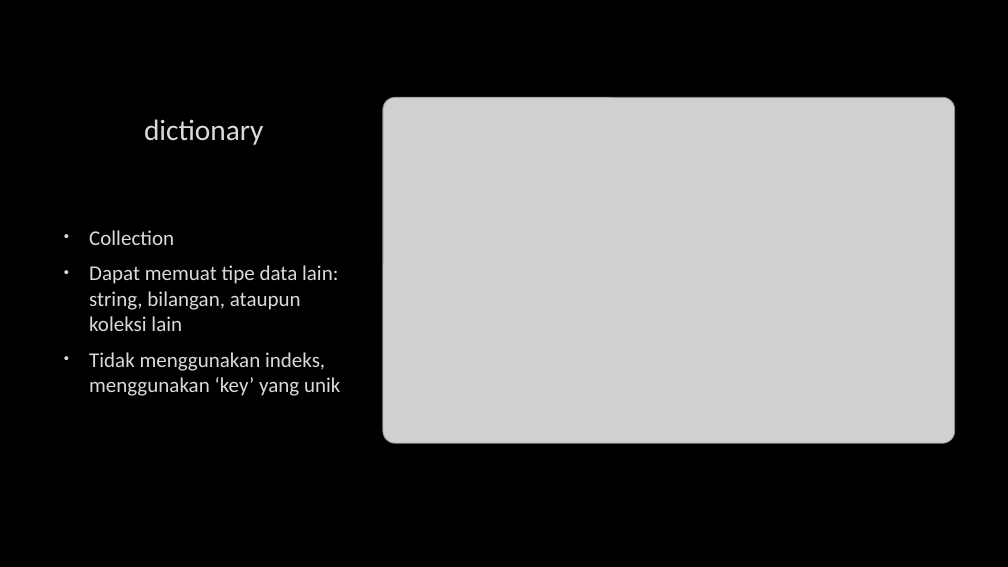
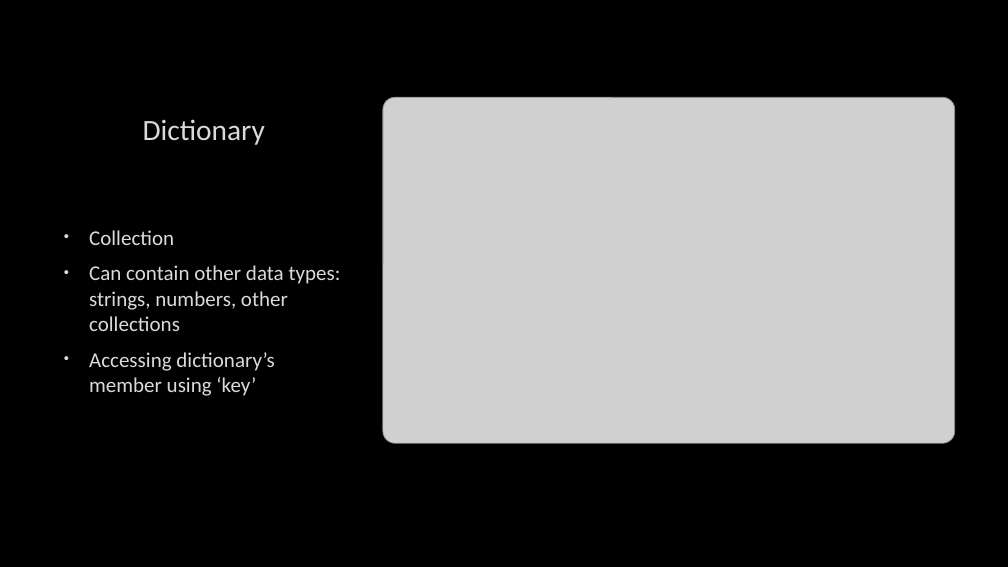
Before and after one commit to msiahaan/Python101, a slide deck: slide 10 of Python101_02_Col_Loop.pptx. Drawn at 1008x567 pixels with LibreOffice and Linux fonts; fonts in the diff are those of the drawing; grey boxes stand for pictures; background and template pictures are left out. Boxes give left, top, right and bottom in pixels: in the first picture for what was removed or moved away, otherwise in the second. Text is boxed around its words. In the diff, an @@ line names an element or a change of style, - is before the commit and + after.

```diff
--- a/Python101_02_Col_Loop.pptx
+++ b/Python101_02_Col_Loop.pptx
@@ title at <box>143,119,265,145</box>: text changed @@
-dictionary
+Dictionary
@@ text at <box>89,265,341,396</box>: text changed @@
-• Dapat memuat tipe data lain: string, bilangan, ataupun koleksi lain
-• Tidak menggunakan indeks, menggunakan ‘key’ yang unik
+• Can contain other data types: strings, numbers, other collections
+• Accessing dictionary’s member using ‘key’
```
Also in this commit, not shown: 7 other slides changed, 2 other files.
